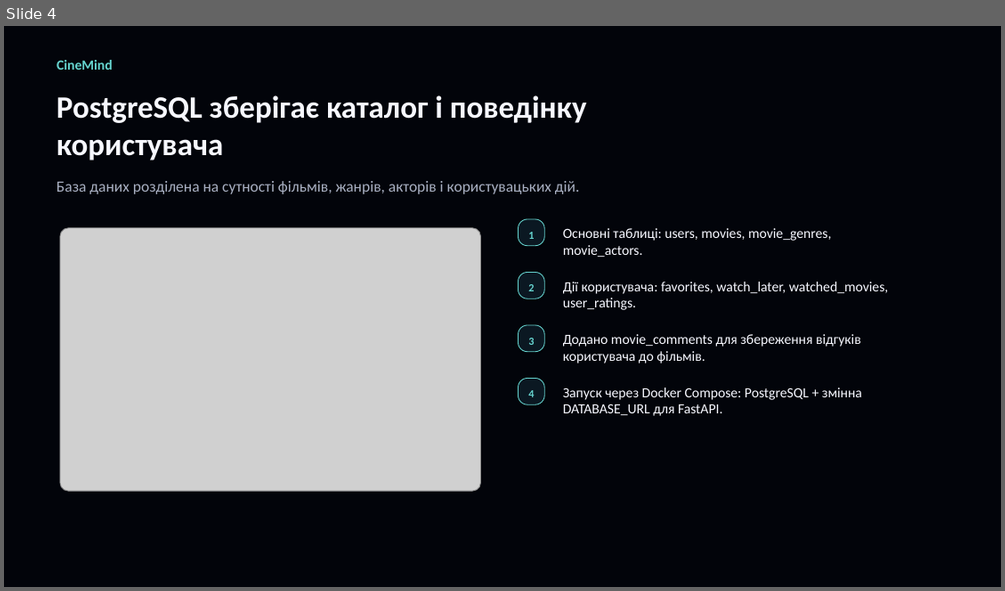
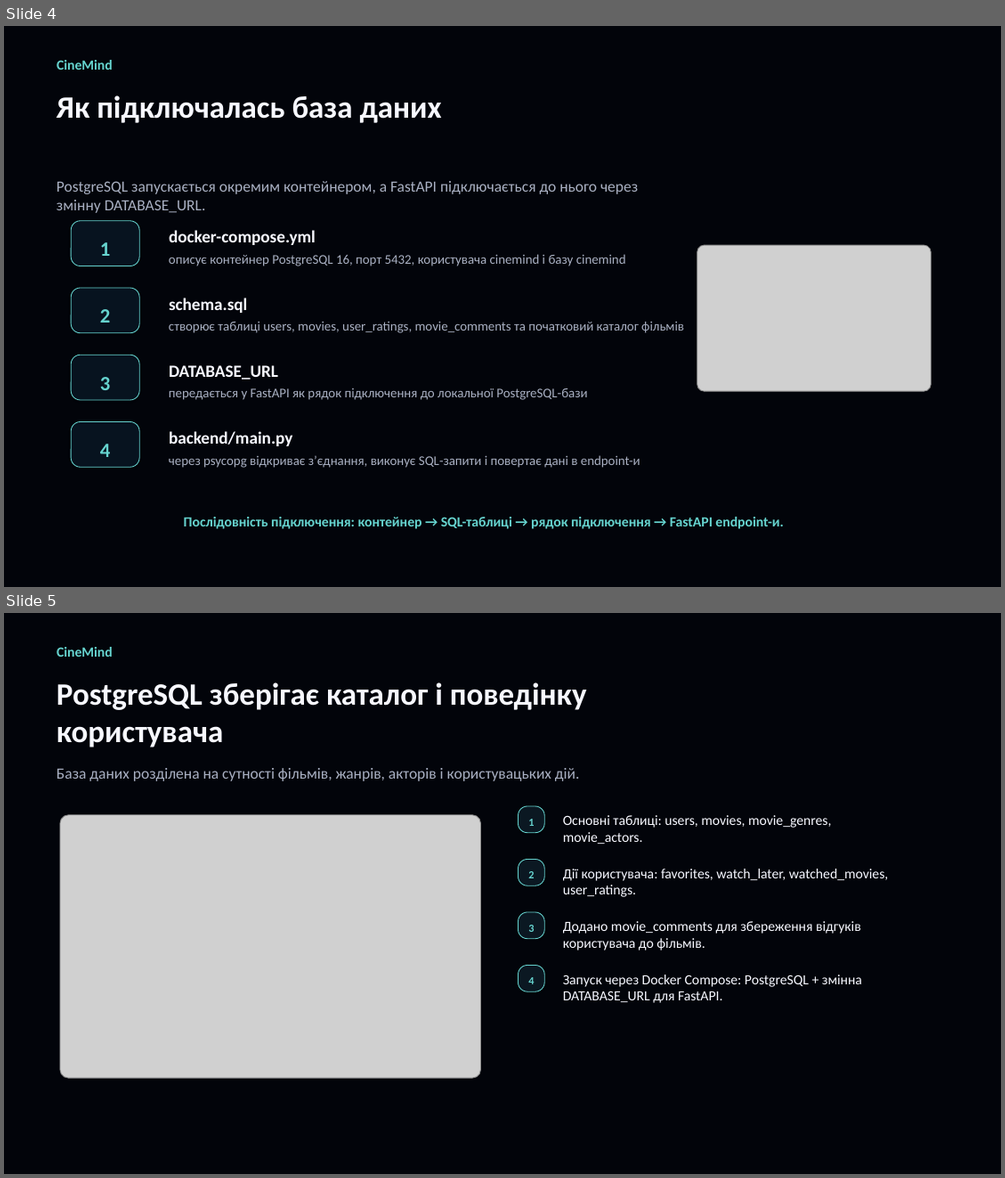
Before and after one commit to Vanil-CEO/CineMind-movie-ai, a slide deck: docs/presentations/CineMind_захист_проєкту.pptx. Shown one above the other, each under a label of ours: slide 4 before the commit, slides 4 and 5 after it. The pictures are 1005x591 and 1005x1178 pixels, drawn with LibreOffice and Linux fonts; fonts in the diff are those of the drawing; grey boxes stand for pictures. Boxes give left, top, right and bottom in pixels: in the first picture for what was removed or moved away, otherwise in the second. Text is boxed around its words. In the diff, an @@ line names an element or a change of style, - is before the commit and + after.

```diff
--- a/docs/presentations/CineMind_захист_проєкту.pptx
+++ b/docs/presentations/CineMind_захист_проєкту.pptx
@@ slide 4 added at box(4, 26, 1001, 587), background #02040A @@
@@ text added at box(57, 60, 113, 70), 13.5 pt, text #66D4CF, bold @@
+CineMind
@@ text added at box(57, 95, 442, 123), 30 pt, text #F7F8FF, bold @@
+Як підключалась база даних
@@ text added at box(57, 181, 638, 213), 15 pt, text #A9B0C2 @@
+PostgreSQL запускається окремим контейнером, а FastAPI підключається до нього через змінну DATABASE_URL.
@@ rounded rectangle added at box(72, 220, 140, 265), fill #07131F, outline #66D4CF 0.75 pt @@
@@ text added at box(169, 230, 316, 245), 16.5 pt, text #F7F8FF, bold @@
+docker-compose.yml
@@ text added at box(100, 242, 111, 256), 19.5 pt, text #66D4CF, bold @@
+1
@@ text added at box(169, 254, 626, 266), 12.8 pt, text #A9B0C2 @@
+описує контейнер PostgreSQL 16, порт 5432, користувача cinemind і базу cinemind
@@ picture added at box(697, 245, 930, 391) @@
@@ rounded rectangle added at box(72, 288, 140, 332), fill #07131F, outline #66D4CF 0.75 pt @@
@@ text added at box(100, 309, 111, 322), 19.5 pt, text #66D4CF, bold @@
+2
@@ text added at box(169, 297, 247, 313), 16.5 pt, text #F7F8FF, bold @@
+schema.sql
@@ text added at box(169, 321, 684, 333), 12.8 pt, text #A9B0C2 @@
+створює таблиці users, movies, user_ratings, movie_comments та початковий каталог фільмів
@@ rounded rectangle added at box(72, 355, 140, 400), fill #07131F, outline #66D4CF 0.75 pt @@
@@ text added at box(169, 365, 278, 379), 16.5 pt, text #F7F8FF, bold @@
+DATABASE_URL
@@ text added at box(100, 377, 111, 390), 19.5 pt, text #66D4CF, bold @@
+3
@@ text added at box(169, 388, 587, 400), 12.8 pt, text #A9B0C2 @@
+передається у FastAPI як рядок підключення до локальної PostgreSQL-бази
@@ rounded rectangle added at box(72, 421, 140, 467), fill #07131F, outline #66D4CF 0.75 pt @@
@@ text added at box(100, 443, 111, 457), 19.5 pt, text #66D4CF, bold @@
+4
@@ text added at box(169, 431, 292, 446), 16.5 pt, text #F7F8FF, bold @@
+backend/main.py
@@ text added at box(169, 455, 640, 467), 12.8 pt, text #A9B0C2 @@
+через psycopg відкриває з’єднання, виконує SQL-запити і повертає дані в endpoint-и
@@ text added at box(184, 516, 783, 529), 13.5 pt, text #66D4CF, bold @@
+Послідовність підключення: контейнер → SQL-таблиці → рядок підключення → FastAPI endpoint-и.
@@ what was slide 4 is now slide 5 @@
```
Also in this commit, not shown: 7 slides changed, 1 other file.
